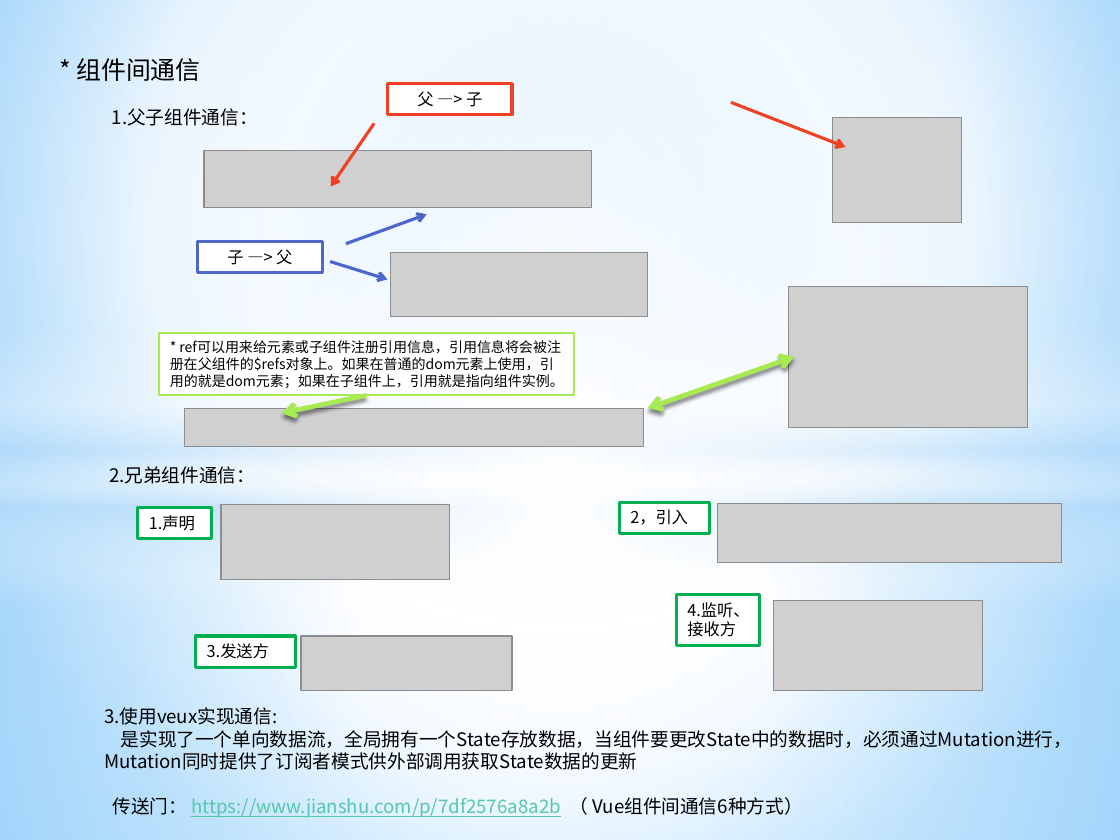
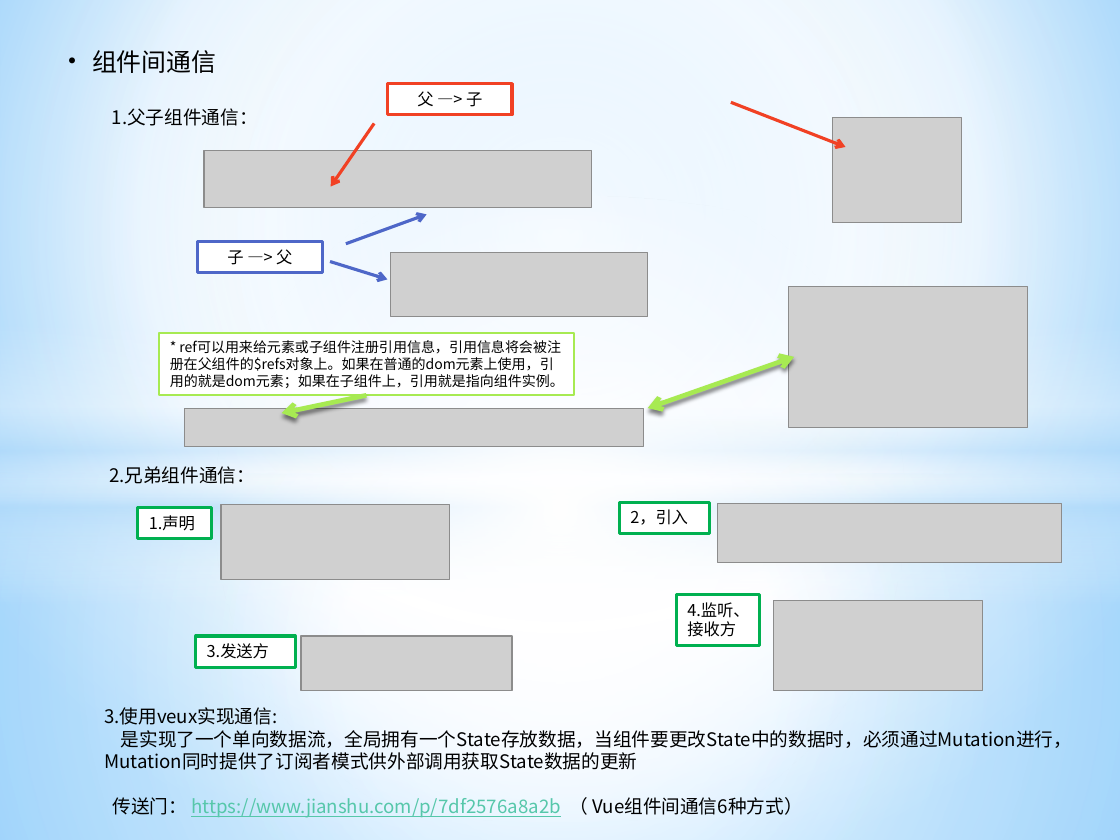
Before and after one commit to ManBaAQiang/vueProject, a slide deck: slide 13 of vue初探.pptx. Drawn at 1120x840 pixels with LibreOffice and Linux fonts; fonts in the diff are those of the drawing; grey boxes stand for pictures. Boxes give left, top, right and bottom in pixels: in the first picture for what was removed or moved away, otherwise in the second. Text is boxed around its words. In the diff, an @@ line names an element or a change of style, - is before the commit and + after.

```diff
--- a/vue初探.pptx
+++ b/vue初探.pptx
@@ text at [92, 50, 216, 73]: text changed @@
-* 组件间通信
+· 组件间通信
```
Also in this commit, not shown: 9 other slides changed, 1 slide added, 12 other files.
